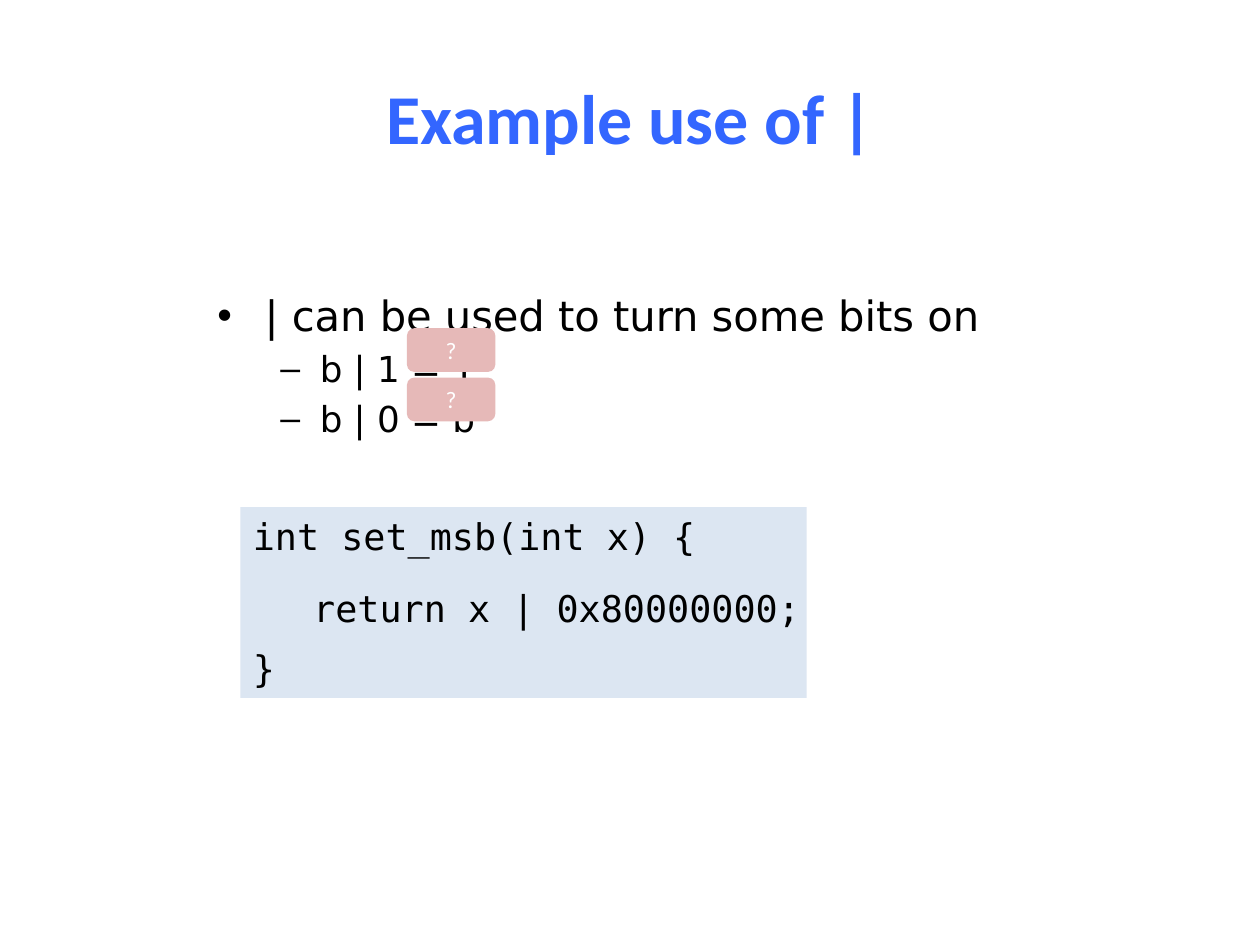
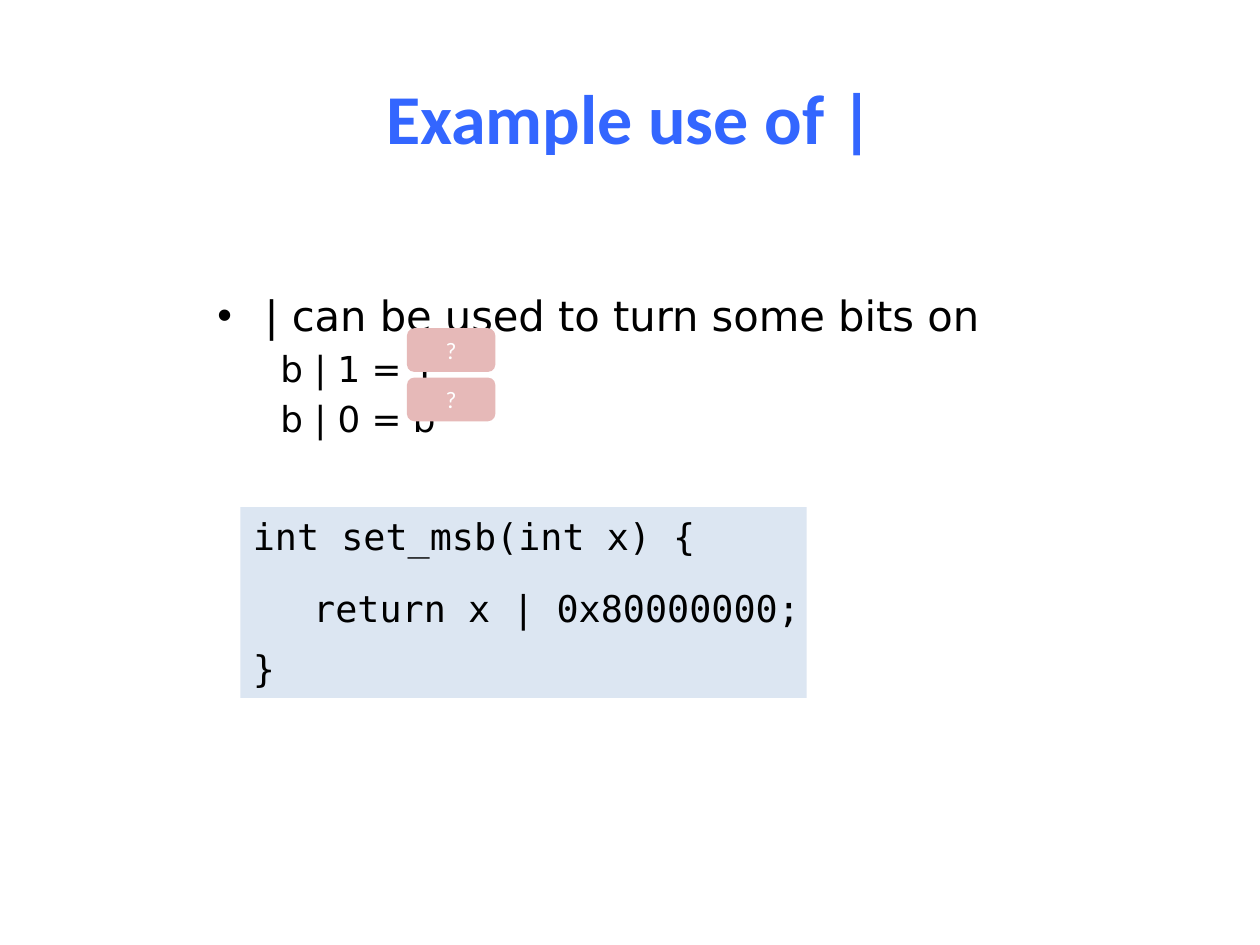
Before and after one commit to NYU-CSO/nyu-cso.github.io, a slide deck: slide 18 of notes/04-C_Basics.pptx. Drawn at 1260x945 pixels with LibreOffice and Linux fonts; fonts in the diff are those of the drawing. Boxes give left, top, right and bottom in pixels: in the first picture for what was removed or moved away, otherwise in the second. Text is boxed around its words. In the diff, an @@ line names an element or a change of style, - is before the commit and + after.

```diff
--- a/notes/04-C_Basics.pptx
+++ b/notes/04-C_Basics.pptx
@@ text at [280,355,436,441]: bullet – to none @@
```
Also in this commit, not shown: 27 other slides changed, 2 slides added, 3 slides removed, 2 other files.
